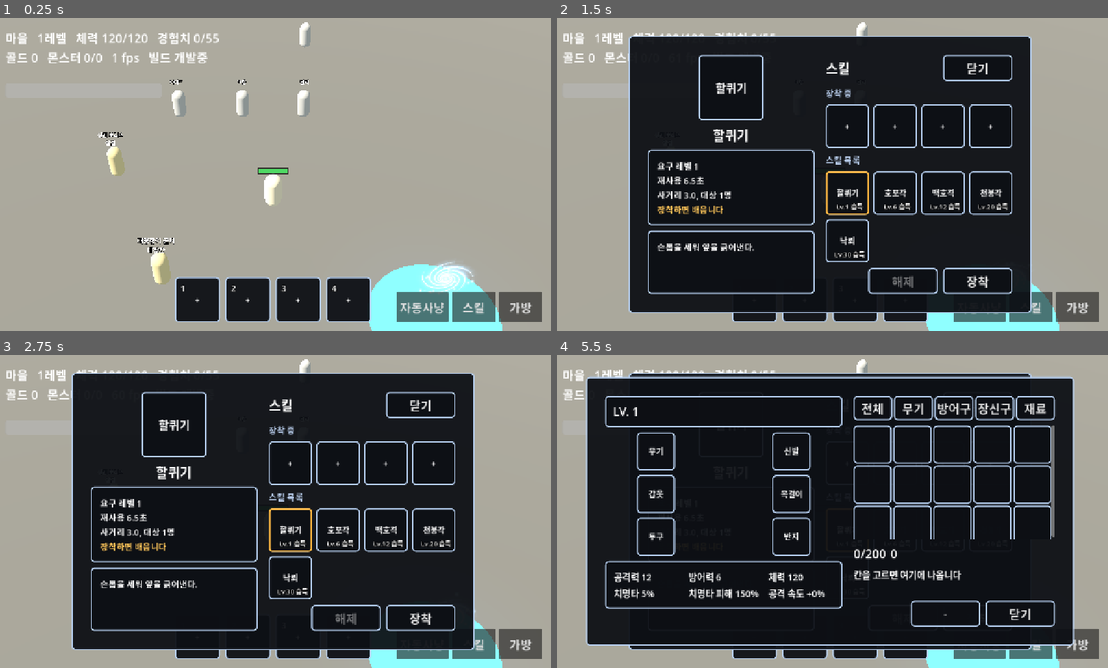
Above: before the commit, frames 1-4 (two rows, left to right).
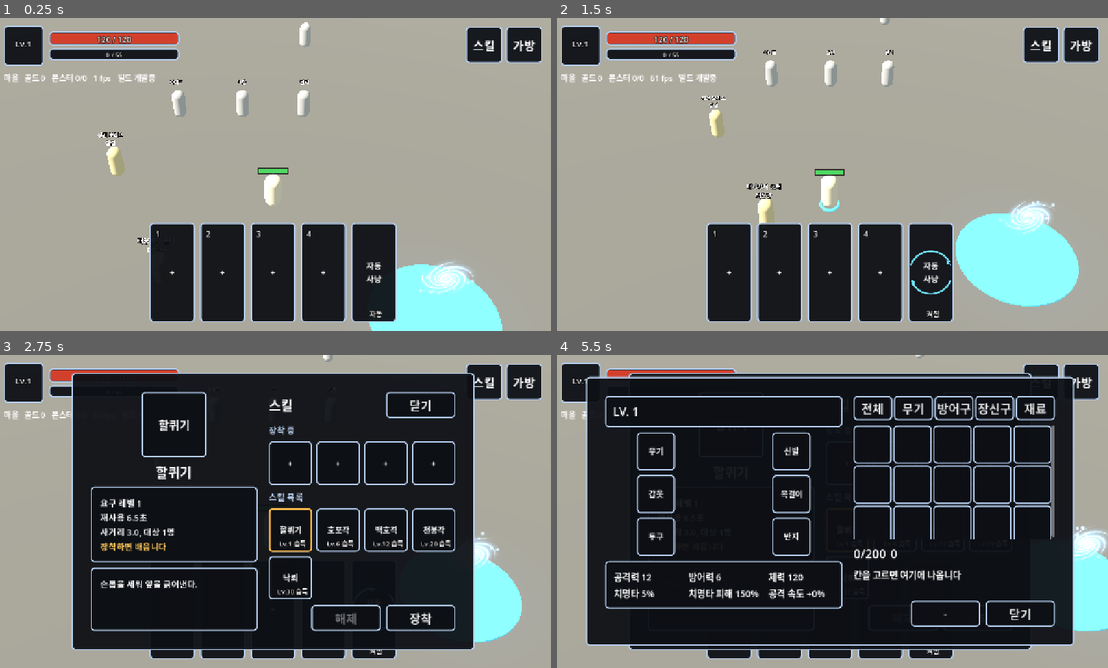
Above: after the commit, the same moments.

Repository: gogoalswo/MMORPG
Game: Godot game, scene res://main.tscn
Two runs of this game, one before a commit and one after it. Both use one fixed random seed, a clock stepped at 60 frames per second and the inputs below.
Inputs (mouse positions are in pixels of both pictures, inside the frame that each line leads up to; where the layout moved, square brackets give the same spot in the first picture):
- Up to frame 1 (0.25 s): no input
- Up to frame 2 (1.5 s): click (755, 299) at 0.52 s; click (931, 271) [981, 305] at 1.25 s
- Up to frame 3 (2.75 s): click (484, 383) [473, 642] at 2 s
- Up to frame 4 (5.5 s): click (1080, 383) [1074, 642] at 2.75 s; click "닫기" at 3.5 s; click "장착" at 4.25 s; click "전체" at 5 s

The runs differ from the first frame. In frame 1, 18% of the frame differs, in the area x 0-99%, y 2-98%; in frame 2, 62%, in the area x 0-99%, y 0-100%; in frame 3, 7.9%; in frame 4, 6.6%.

Commit message:
메인 HUD 를 조각으로 새로 짓는다
왼쪽 위에 초상·레벨·체력·경험치 막대를 세우고, 스킬·가방을 오른쪽 위
아이콘 단추로 옮기고, 자동사냥을 퀵슬롯 옆 다섯 번째 칸으로 내렸다.
켜져 있는 동안 그 칸에서 화살표 고리가 돈다.

- 막대 채움은 흰 그림 한 장을 색만 입혀 체력·경험치에 같이 쓴다
- 레벨·체력·경험치를 `_label` 한 줄에서 지웠다 (같은 값을 두 곳에 안 적는다)
- 조각 일곱 장은 바르코로 만들고 굽는 설정·이름 등록·주소를 붙였다
- 찍어서 고친 것: 경험치 숫자 잘림, 고리가 아이콘을 덮음, 레벨 글자가 테에 걸침
- `npm run shot:godot -- hud` 로 HUD 를 뽑는다

Co-Authored-By: Claude Opus 5 <noreply@anthropic.com>
Claude-Session: https://claude.ai/code/session_01UWpuf7GaJDnraUdk3e1vXQ

Diff:
--- a/godot/game/game.gd
+++ b/godot/game/game.gd
@@ -24,6 +24,25 @@
 const SKILL_COLUMNS := 4
 const SKILL_GAP := 10
 const SKILL_INSET := 11
+## 왼쪽 위 상태판. 초상 한 변과 막대 길이 — 1280x720 에서 화면 너비의 1/3 을 안 넘는다
+const STATUS_X := 20
+const STATUS_Y := 18
+const PORTRAIT := 92
+const BAR_W := 300
+const HP_BAR_H := 32
+## 경험치 막대는 체력보다 얇지만 **글자가 들어갈 만큼은 돼야 한다** — 22 로 뒀더니
+## 다섯 자리 숫자가 위아래로 잘렸다 (2026-09-19, 찍어서 봤다)
+const EXP_BAR_H := 27
+## 막대 테두리 안쪽 여백 — 채움이 테를 덮으면 홈이 아니라 판으로 보인다
+const BAR_PAD := 5
+## 오른쪽 위 메뉴 단추 (스킬·가방). 엄지로 누르니 퀵슬롯과 비슷한 크기다
+const MENU_BTN := 84
+const MENU_INSET := 13
+## 자동사냥 고리가 한 바퀴 도는 속도(라디안/초)
+const SPIN_SPEED := 1.6
+## 자동사냥 칸의 아이콘만 더 물린다. 퀵슬롯과 같은 11 로 두면 **고리가 아이콘 위를
+## 덮어** 검도 과녁도 안 보였다 (2026-09-19, 찍어서 봤다)
+const AUTO_INSET := 27
 const ICON_DIR := "res://assets/icons/"
 ## 가방 탭. 0 은 전체, 나머지는 `_tab_keeps` 가 슬롯으로 가른다
 const BAG_TABS := ["전체", "무기", "방어구", "장신구", "재료"]
@@ -45,6 +64,7 @@
 ## 공격 동작을 언제까지 트나 (서버가 준 경직 시간)
 var _swing_until := 0
 var _camera: CameraRig
+## 존 이름·골드·fps·빌드가 적히는 줄. 상태판 아래에 깔린다
 var _label: Label
 var _marker: MeshInstance3D
 
@@ -76,7 +96,12 @@
 ## 마지막으로 일어난 일 한 줄 (맞았다·레벨 올랐다)
 var _last_event := ""
 var _ui_root: Control
-var _hp_bar: ProgressBar
+## 왼쪽 위 상태판 — 초상 안 레벨, 체력 막대, 경험치 막대
+var _level_label: Label
+var _hp_bar: TextureProgressBar
+var _hp_text: Label
+var _exp_bar: TextureProgressBar
+var _exp_text: Label
 ## 맞았을 때 화면 가장자리가 붉어지는 비네트 (game/hurt_flash.gd)
 var _hurt: HurtFlash
 var _gate_panel: GatePanel
@@ -92,9 +117,14 @@
 var _bar_buttons: Array = []
 ## 칸마다 지난 프레임에 쿨타임이 돌고 있었나 — 끝나는 순간을 잡아 번쩍인다
 var _bar_cooling: Array = []
-## 자동 사냥 토글. 글자와 색은 **서버가 준 me.auto** 로만 정한다 —
-## 눌린 것으로 지레 바꾸면 판정이 거절했을 때 화면만 켜진 채로 남는다
-var _auto_button: Button
+## 자동 사냥 칸. 퀵슬롯 옆에 같은 모양으로 붙는다. 켜짐 표시는 **서버가 준
+## me.auto** 로만 정한다 — 눌린 것으로 지레 바꾸면 판정이 거절했을 때 화면만
+## 켜진 채로 남는다
+var _auto_cell: PanelContainer
+## 켜져 있는 동안 칸 위에서 도는 화살표 고리
+var _auto_spin: TextureRect
+## 오른쪽 위 메뉴 단추 둘 (스킬·가방)
+var _menu_cells: Array = []
 var _skill_panel: PanelContainer
 ## 스킬창. 틀은 한 번 짓고 `_redraw_skills` 가 채운다
 var _skill_big: PanelContainer
@@ -272,21 +302,184 @@
 	_hurt = HurtFlash.new()
 	_ui_root.add_child(_hurt)
 
+	_build_status()
+
+	# 존 이름·골드·몬스터 수·fps·빌드. **체력·레벨·경험치는 여기서 지웠다** —
+	# 상태판 막대가 보여 준다. 빌드 표시는 남긴다 (지금 보는 것이 어느 빌드인지)
 	_label = Label.new()
-	_label.position = Vector2(24, 24)
+	_label.position = Vector2(STATUS_X, STATUS_Y + PORTRAIT + 14)
+	_label.add_theme_font_size_override("font_size", 18)
 	_ui_root.add_child(_label)
-
-	_hp_bar = ProgressBar.new()
-	_hp_bar.position = Vector2(24, 150)
-	_hp_bar.size = Vector2(360, 34)
-	_hp_bar.show_percentage = false
-	_ui_root.add_child(_hp_bar)
 
 	_build_gate_panel()
 	_build_npc_panel()
 	_build_skill_bar()
 	_build_skill_panel()
 	_build_bag_panel()
+
+
+## 왼쪽 위 상태판 — 초상·레벨·체력 막대·경험치 막대. 2026-09-19 요청으로
+## 글자 한 줄이던 것을 조각으로 갈아 끼웠다.
+##
+## ```
+## HBox ─ [초상 ui_portrait · 안에 ui_figure · 아래 Lv.N] [VBox ─ 체력 / 경험치]
+## ```
+##
+## **막대 채움은 흰 그림 한 장을 색만 바꿔 쓴다** (`tint_progress`) — 붉은 것과
+## 금빛 것을 따로 뽑으면 같은 광택을 두 번 맞춰야 한다. 조각이 없으면(sync:godot
+## 을 안 돌렸어도) 코드로 그린 테와 흰 판으로 나온다 — 창과 같은 규칙이다
+func _build_status() -> void:
+	var row := HBoxContainer.new()
+	row.position = Vector2(STATUS_X, STATUS_Y)
+	row.add_theme_constant_override("separation", 12)
+	row.mouse_filter = Control.MOUSE_FILTER_IGNORE
+	_ui_root.add_child(row)
+
+	var face := PanelContainer.new()
+	face.custom_minimum_size = Vector2(PORTRAIT, PORTRAIT)
+	face.mouse_filter = Control.MOUSE_FILTER_IGNORE
+	face.add_theme_stylebox_override("panel", _frame_box("ui_portrait", 26, 0))
+	row.add_child(face)
+
+	var face_inset := MarginContainer.new()
+	face_inset.mouse_filter = Control.MOUSE_FILTER_IGNORE
+	for side in ["left", "right", "top", "bottom"]:
+		face_inset.add_theme_constant_override("margin_" + side, 10)
+	face.add_child(face_inset)
+	_add_icon(face_inset, "ui_figure", PORTRAIT - 20)
+
+	# 레벨은 초상 아래 가운데. PanelContainer 는 자식을 칸 전체에 깔기 때문에
+	# 자리는 정렬로만 잡는다 (칸·창에서 쓰는 것과 같은 방법)
+	_level_label = Label.new()
+	_level_label.horizontal_alignment = HORIZONTAL_ALIGNMENT_CENTER
+	_level_label.vertical_alignment = VERTICAL_ALIGNMENT_BOTTOM
+	_level_label.add_theme_font_size_override("font_size", 20)
+	_level_label.add_theme_constant_override("outline_size", 6)
+	_level_label.add_theme_color_override("font_outline_color", Color.BLACK)
+	_level_label.mouse_filter = Control.MOUSE_FILTER_IGNORE
+	_level_label.set_anchors_preset(Control.PRESET_FULL_RECT)
+	# 테두리 위에 걸치지 않게 아래로 한 뼘 띄운다
+	var level_pad := MarginContainer.new()
+	level_pad.mouse_filter = Control.MOUSE_FILTER_IGNORE
+	level_pad.add_theme_constant_override("margin_bottom", 9)
+	level_pad.add_child(_level_label)
+	face.add_child(level_pad)
+
+	var bars := VBoxContainer.new()
+	bars.add_theme_constant_override("separation", 7)
+	bars.alignment = BoxContainer.ALIGNMENT_CENTER
+	bars.mouse_filter = Control.MOUSE_FILTER_IGNORE
+	row.add_child(bars)
+
+	var hp := _make_bar(HP_BAR_H, Color("#d2402c"), 18)
+	_hp_bar = hp["bar"]
+	_hp_text = hp["text"]
+	bars.add_child(hp["frame"])
+
+	var exp_bar := _make_bar(EXP_BAR_H, Color("#e8c14a"), 14)
+	_exp_bar = exp_bar["bar"]
+	_exp_text = exp_bar["text"]
+	bars.add_child(exp_bar["frame"])
+
+
+## 막대 하나 — 홈(9조각) 안에 채움을 깔고 그 위에 숫자를 얹는다.
+## `{"frame": PanelContainer, "bar": TextureProgressBar, "text": Label}`
+func _make_bar(height: int, tint: Color, font: int) -> Dictionary:
+	var frame := PanelContainer.new()
+	frame.custom_minimum_size = Vector2(BAR_W, height)
+	frame.mouse_filter = Control.MOUSE_FILTER_IGNORE
+	frame.add_theme_stylebox_override("panel", _frame_box("ui_bar_frame", 18, BAR_PAD))
+
+	var bar := TextureProgressBar.new()
+	bar.fill_mode = TextureProgressBar.FILL_LEFT_TO_RIGHT
+	# 채움은 끝이 둥근 캡슐이라 통째로 늘이면 끝이 뭉개진다 — 9조각으로 가운데만 늘인다
+	bar.nine_patch_stretch = true
+	bar.set_stretch_margin(SIDE_LEFT, 24)
+	bar.set_stretch_margin(SIDE_RIGHT, 24)
+	var fill := _icon("ui_bar_fill")
+	bar.texture_progress = fill if fill != null else _white(16)
+	bar.tint_progress = tint
+	bar.step = 0.0
+	bar.mouse_filter = Control.MOUSE_FILTER_IGNORE
+	frame.add_child(bar)
+
+	var text := Label.new()
+	text.horizontal_alignment = HORIZONTAL_ALIGNMENT_CENTER
+	text.vertical_alignment = VERTICAL_ALIGNMENT_CENTER
+	text.add_theme_font_size_override("font_size", font)
+	text.add_theme_constant_override("outline_size", 5)
+	text.add_theme_color_override("font_outline_color", Color.BLACK)
+	text.mouse_filter = Control.MOUSE_FILTER_IGNORE
+	text.set_anchors_preset(Control.PRESET_FULL_RECT)
+	bar.add_child(text)
+
+	return {"frame": frame, "bar": bar, "text": text}
+
+
+## 오른쪽 위 메뉴 단추 하나 — `ui_button` 테두리에 심볼을 얹고 누르는 자리를 덮는다.
+## 심볼이 없으면 글자가 대신 나온다
+func _icon_button(icon_name: String, text: String, on_press: Callable) -> PanelContainer:
+	var cell := PanelContainer.new()
+	cell.custom_minimum_size = Vector2(MENU_BTN, MENU_BTN)
+	cell.add_theme_stylebox_override("panel", _frame_box("ui_button", 26, 0))
+
+	var inset := MarginContainer.new()
+	inset.mouse_filter = Control.MOUSE_FILTER_IGNORE
+	for side in ["left", "right", "top", "bottom"]:
+		inset.add_theme_constant_override("margin_" + side, MENU_INSET)
+	cell.add_child(inset)
+
+	var texture := _icon(icon_name)
+	if texture != null:
+		var rect := TextureRect.new()
+		rect.texture = texture
+		rect.expand_mode = TextureRect.EXPAND_IGNORE_SIZE
+		rect.stretch_mode = TextureRect.STRETCH_KEEP_ASPECT_CENTERED
+		rect.mouse_filter = Control.MOUSE_FILTER_IGNORE
+		inset.add_child(rect)
+	else:
+		var label := Label.new()
+		label.text = text
+		label.horizontal_alignment = HORIZONTAL_ALIGNMENT_CENTER
+		label.vertical_alignment = VERTICAL_ALIGNMENT_CENTER
+		label.mouse_filter = Control.MOUSE_FILTER_IGNORE
+		inset.add_child(label)
+
+	var hit := Button.new()
+	hit.name = "hit"
+	hit.flat = true
+	hit.tooltip_text = text
+	hit.pressed.connect(on_press)
+	cell.add_child(hit)
+	return cell
+
+
+## 고리 그림이 없을 때 대신 도는 화살표 둘. 칸 둘레를 따라 반원씩 긋고
+## 끝에 삼각 머리를 단다 — 돌리는 것은 부모(`_auto_spin`)가 한다
+class SpinRing extends Control:
+	const ARC := PI * 0.72
+
+	func _draw() -> void:
+		var mid := size / 2.0
+		var radius := minf(size.x, size.y) / 2.0 - 3.0
+		var color := Color(0.45, 0.92, 1.0, 0.95)
+		for half in 2:
+			var from := half * PI + 0.1
+			draw_arc(mid, radius, from, from + ARC, 24, color, 4.0, true)
+			var tip := from + ARC
+			var head := mid + Vector2(cos(tip), sin(tip)) * radius
+			var side := Vector2(-sin(tip), cos(tip))
+			var back := -Vector2(cos(tip), sin(tip))
+			draw_colored_polygon(
+				PackedVector2Array(
+					[
+						head + side * 9.0,
+						head + back * 7.0 + side * 1.0,
+						head + back * 1.0 - side * 7.0,
+					]
+				),
+				color
+			)
 
 
 ## 가방과 장착 창. 웹 클라의 ui/inventory.ts 자리다.
@@ -812,6 +1005,36 @@
 		dock.add_child(cell)
 		_bar_buttons.append(cell)
 		_bar_cooling.append(false)
+
+	# 자동사냥도 같은 칸이다 — 엄지가 퀵슬롯과 같은 높이에서 닿는다 (2026-09-19 요청).
+	# 켜지면 칸 위에서 화살표 고리가 돈다
+	_auto_cell = _make_skill_cell(QUICK_CELL, "ui_skill_slot", _toggle_auto)
+	var auto_icon: TextureRect = _auto_cell.find_child("icon", true, false)
+	auto_icon.texture = _icon("ui_icon_auto")
+	if auto_icon.texture == null:
+		_auto_cell.find_child("text", true, false).text = "자동\n사냥"
+	var auto_inset: MarginContainer = auto_icon.get_parent()
+	for side in ["left", "right", "top", "bottom"]:
+		auto_inset.add_theme_constant_override("margin_" + side, AUTO_INSET)
+	dock.add_child(_auto_cell)
+
+	_auto_spin = TextureRect.new()
+	_auto_spin.texture = _icon("ui_auto_spin")
+	_auto_spin.expand_mode = TextureRect.EXPAND_IGNORE_SIZE
+	_auto_spin.stretch_mode = TextureRect.STRETCH_KEEP_ASPECT_CENTERED
+	_auto_spin.visible = false
+	_auto_spin.mouse_filter = Control.MOUSE_FILTER_IGNORE
+	# 고리 그림이 없으면 코드로 그린 화살표 둘이 돈다 — 에셋을 안 받은 사람도 보여야 한다
+	if _auto_spin.texture == null:
+		var drawn := SpinRing.new()
+		drawn.name = "drawn"
+		drawn.mouse_filter = Control.MOUSE_FILTER_IGNORE
+		drawn.set_anchors_preset(Control.PRESET_FULL_RECT)
+		_auto_spin.add_child(drawn)
+	_auto_cell.add_child(_auto_spin)
+	# 아이콘 바로 위, 글자 아래로 넣는다 — 맨 뒤에 두면 고리가 "자동"·"켜짐" 을 덮는다
+	_auto_cell.move_child(_auto_spin, 1)
+
 	dock.set_anchors_and_offsets_preset(Control.PRESET_CENTER_BOTTOM, Control.PRESET_MODE_MINSIZE, 20)
 	dock.grow_horizontal = Control.GROW_DIRECTION_BOTH
 	dock.grow_vertical = Control.GROW_DIRECTION_BEGIN
@@ -820,26 +1043,16 @@
 	menu.add_theme_constant_override("separation", 8)
 	_ui_root.add_child(menu)
 
-	_auto_button = Button.new()
-	_auto_button.custom_minimum_size = Vector2(120, 70)
-	_auto_button.text = "자동사냥"
-	_auto_button.pressed.connect(_toggle_auto)
-	menu.add_child(_auto_button)
-
-	var open := Button.new()
-	open.text = "스킬"
-	open.custom_minimum_size = Vector2(100, 70)
-	open.pressed.connect(_toggle_skills)
-	menu.add_child(open)
-
-	var bag := Button.new()
-	bag.text = "가방"
-	bag.custom_minimum_size = Vector2(100, 70)
-	bag.pressed.connect(_toggle_bag)
-	menu.add_child(bag)
-	menu.set_anchors_and_offsets_preset(Control.PRESET_BOTTOM_RIGHT, Control.PRESET_MODE_MINSIZE, 20)
+	# 오른쪽 위 — 스킬·가방. 아이콘만 남기고 글자를 뺐다 (2026-09-19 요청).
+	# 무엇인지는 그림으로 알린다 — 그림이 없으면 글자가 대신 나온다
+	_menu_cells = [
+		_icon_button("ui_icon_skill", "스킬", _toggle_skills),
+		_icon_button("ui_icon_bag", "가방", _toggle_bag),
+	]
+	for cell in _menu_cells:
+		menu.add_child(cell)
+	menu.set_anchors_and_offsets_preset(Control.PRESET_TOP_RIGHT, Control.PRESET_MODE_MINSIZE, 20)
 	menu.grow_horizontal = Control.GROW_DIRECTION_BEGIN
-	menu.grow_vertical = Control.GROW_DIRECTION_BEGIN
 
 
 ## 스킬 칸 하나 — 퀵슬롯·창 안 장착 칸·목록 칸·설명 쪽 큰 아이콘이 전부 이것이다.
@@ -1798,6 +2011,10 @@
 	_send_input(delta)
 	_draw_state()
 	_tick_aoe()
+	if _auto_spin != null and _auto_spin.visible:
+		# PanelContainer 가 자식 크기를 칸에 맞춰 다시 잡는다 — 축은 그때마다 가운데로
+		_auto_spin.pivot_offset = _auto_spin.size / 2.0
+		_auto_spin.rotation += delta * SPIN_SPEED
 
 
 ## 눌러 둔 자리로 향하는 방향을 만들어 보낸다. **요청일 뿐이고 판정은 World 가 한다.**
@@ -1955,18 +2172,12 @@
 			Vector3(me.x, 0.0, me.z), float(me.hp) / maxf(1.0, float(me.stats.maxHp))
 		)
 
-	_hp_bar.max_value = me.stats.maxHp
-	_hp_bar.value = me.hp
+	_refresh_status(me)
 	_refresh_bar(me)
 	_refresh_auto(me)
 
-	_label.text = "%s   %d레벨   체력 %d/%d   경험치 %d/%d\n골드 %d   몬스터 %d/%d   %d fps   빌드 %s\n%s" % [
+	_label.text = "%s   골드 %d   몬스터 %d/%d   %d fps   빌드 %s\n%s" % [
 		GameData.zone(zone_now).get("name", zone_now),
-		me.level,
-		me.hp,
-		me.stats.maxHp,
-		me.exp,
-		Combat.exp_to_next(int(me.level)),
 		me.get("gold", 0),
 		alive,
 		snap.get("monsters", []).size(),
@@ -2086,6 +2297,20 @@
 
 
 ## 퀵슬롯을 상태에 맞춘다. 쿨타임이 남았으면 어둠을 덮고 남은 초를 적는다
+## 왼쪽 위 상태판을 스냅샷에 맞춘다. 레벨·체력·경험치는 **여기 한 곳에서만** 그린다
+func _refresh_status(me: Dictionary) -> void:
+	_level_label.text = "Lv.%d" % int(me.level)
+	var max_hp := maxf(1.0, float(me.stats.maxHp))
+	_hp_bar.max_value = max_hp
+	_hp_bar.value = float(me.hp)
+	_hp_text.text = "%d / %d" % [int(me.hp), int(max_hp)]
+	# 다음 레벨까지 필요한 양. 만렙이면 0 이 와서 0 으로 나누게 된다
+	var need := maxi(1, Combat.exp_to_next(int(me.level)))
+	_exp_bar.max_value = need
+	_exp_bar.value = mini(int(me.exp), need)
+	_exp_text.text = "%d / %d" % [int(me.exp), need]
+
+
 func _refresh_bar(me: Dictionary) -> void:
 	var bar: Array = me.get("skill_bar", [])
 	var ready_at: Dictionary = me.get("skill_ready_at", {})
@@ -2135,8 +2360,14 @@
 ## 가리키면 걸어가는 도중에 표시가 발밑으로 튄다 (앵커가 따라오기 때문이다)
 func _refresh_auto(me: Dictionary) -> void:
 	var on := bool(me.get("auto", false))
-	_auto_button.text = "자동사냥\n켜짐" if on else "자동사냥"
-	_auto_button.modulate = Color("#7ce08a") if on else Color.WHITE
+	# 켜져 있는 동안만 고리가 보이고 돈다 (_process). 끄면 각도를 되돌려
+	# 다음에 켤 때 늘 같은 자리에서 시작한다
+	_auto_spin.visible = on
+	if not on:
+		_auto_spin.rotation = 0.0
+	# 켜진 것은 **고리가 알린다** — 칸까지 초록으로 물들이면 고리와 아이콘이
+	# 한 덩어리로 보여 무엇이 도는지 알 수 없었다 (2026-09-19, 찍어서 봤다)
+	_auto_cell.find_child("badge", true, false).text = "켜짐" if on else "자동"
 	if _target != Vector3.INF or _target_mob != "":
 		return
 	if on:
--- a/godot/tests/ui_test.gd
+++ b/godot/tests/ui_test.gd
@@ -181,12 +181,12 @@
 	# 자동 사냥 단추 — 누르면 켜지고 글자가 바뀐다. 실제로 사냥하는지는
 	# tests/auto_hunt_test.gd 가 본다 (여기는 단추와 화면만)
 	me = game._transport.snapshot().players[game._transport.my_id()]
-	game._auto_button.pressed.emit()
+	game._auto_cell.find_child("hit", true, false).pressed.emit()
 	await process_frame
 	if not bool(me.get("auto", false)):
-		_fail("자동사냥 단추를 눌렀는데 안 켜졌다")
-	elif not game._auto_button.text.contains("켜짐"):
-		_fail("켜졌는데 단추 글자가 '%s'" % game._auto_button.text)
+		_fail("자동사냥 칸을 눌렀는데 안 켜졌다")
+	elif not game._auto_spin.visible:
+		_fail("켜졌는데 화살표 고리가 안 보인다")
 	elif not game._marker.visible:
 		_fail("켜졌는데 사냥 자리 표시가 없다")
 	else:
@@ -226,13 +226,23 @@
 	else:
 		print("  켜 둔 채로 누른 자리로 걸어간다 (%.2f m)" % Vector2(me.x, me.z).distance_to(was))
 
-	game._auto_button.pressed.emit()
+	# 켜져 있는 동안 고리가 돈다 — 각이 그대로면 멈춘 그림이다
+	var spun: float = game._auto_spin.rotation
+	for i in 5:
+		await process_frame
+	if is_equal_approx(game._auto_spin.rotation, spun):
+		_fail("자동사냥을 켰는데 화살표가 안 돈다 (각 %.2f 그대로)" % spun)
+	else:
+		print("  자동사냥 고리가 돈다 (%.2f → %.2f)" % [spun, game._auto_spin.rotation])
+
+	game._auto_cell.find_child("hit", true, false).pressed.emit()
 	await process_frame
 	if bool(me.get("auto", false)):
 		_fail("다시 눌렀는데 안 꺼졌다")
-	if game._auto_button.text.contains("켜짐"):
-		_fail("껐는데 단추 글자가 '%s'" % game._auto_button.text)
-
+	if game._auto_spin.visible:
+		_fail("껐는데 화살표 고리가 남아 있다")
+
+	await _case_status(game)
 	await _case_bag(game)
 	await _case_skills(game)
 
@@ -242,6 +252,61 @@
 	else:
 		print("UI: %d개 실패" % _failed)
 		quit(1)
+
+
+## 왼쪽 위 상태판과 오른쪽 위 메뉴 — 자리, 숫자, 누르면 창이 열리나 (2026-09-19 요청).
+## 화면 밖으로 나가거나 서로 겹치는 것은 수치로 잡힌다 — 찍어서 볼 것은 결뿐이다
+func _case_status(game: Node3D) -> void:
+	var me: Dictionary = game._transport.snapshot().players[game._transport.my_id()]
+	var screen := Vector2(1280, 720)
+
+	# 레벨·체력·경험치가 스냅샷을 그대로 보여 준다
+	if game._level_label.text != "Lv.%d" % int(me.level):
+		_fail("레벨 글자가 '%s'" % game._level_label.text)
+	if game._hp_text.text != "%d / %d" % [int(me.hp), int(me.stats.maxHp)]:
+		_fail("체력 글자가 '%s' (스냅샷은 %d/%d)" % [game._hp_text.text, me.hp, me.stats.maxHp])
+	var need := Combat.exp_to_next(int(me.level))
+	if game._exp_bar.max_value != float(maxi(1, need)):
+		_fail("경험치 막대 최대치가 %d 이어야 하는데 %d" % [need, game._exp_bar.max_value])
+
+	# 막대가 줄어든다 — 반쯤 깎아 보고 채움 폭이 아니라 값으로 본다
+	me.hp = int(me.stats.maxHp) / 2
+	await process_frame
+	if game._hp_bar.value != float(me.hp):
+		_fail("체력을 깎았는데 막대가 %d" % game._hp_bar.value)
+
+	# 왼쪽 위 안에 있고 화면 밖으로 안 나간다
+	var hp_rect: Rect2 = game._hp_bar.get_global_rect()
+	var exp_rect: Rect2 = game._exp_bar.get_global_rect()
+	if hp_rect.position.x < 0.0 or hp_rect.position.y < 0.0 or exp_rect.end.x > screen.x / 2.0:
+		_fail("상태판이 왼쪽 위에 안 들어간다: %s / %s" % [hp_rect, exp_rect])
+	if exp_rect.position.y <= hp_rect.position.y:
+		_fail("경험치 막대가 체력 막대 아래가 아니다")
+
+	# 오른쪽 위 메뉴 — 화면 안, 상태판과 안 겹침
+	if game._menu_cells.size() != 2:
+		_fail("오른쪽 위 단추가 2개여야 하는데 %d개" % game._menu_cells.size())
+		return
+	var skill_rect: Rect2 = game._menu_cells[0].get_global_rect()
+	var bag_rect: Rect2 = game._menu_cells[1].get_global_rect()
+	if bag_rect.end.x > screen.x or skill_rect.position.y < 0.0 or bag_rect.position.y > 120.0:
+		_fail("메뉴 단추가 오른쪽 위에 안 붙었다: %s / %s" % [skill_rect, bag_rect])
+	if skill_rect.intersects(exp_rect) or skill_rect.intersects(hp_rect):
+		_fail("메뉴 단추가 상태판과 겹친다")
+
+	# 눌러서 창이 열린다
+	game._menu_cells[0].find_child("hit", true, false).pressed.emit()
+	await process_frame
+	if not game._skill_panel.visible:
+		_fail("오른쪽 위 스킬 단추를 눌렀는데 스킬창이 안 열렸다")
+	game._toggle_skills()
+	game._menu_cells[1].find_child("hit", true, false).pressed.emit()
+	await process_frame
+	if not game._bag_panel.visible:
+		_fail("오른쪽 위 가방 단추를 눌렀는데 가방이 안 열렸다")
+	game._toggle_bag()
+	await process_frame
+	print("  상태판: 체력 %s · 경험치 %s · %s" % [game._hp_text.text, game._exp_text.text, game._level_label.text])
 
 
 ## 가방·장비 창 — 열리나, 칸이 제대로 깔리나, 골라서 낄 수 있나.
@@ -419,11 +484,15 @@
 		return
 	var first: Rect2 = quick[0].get_global_rect()
 	var last: Rect2 = quick[3].get_global_rect()
-	var middle := (first.position.x + last.end.x) / 2.0
+	# 자동사냥 칸까지 **다섯 칸 한 줄**이 아래 가운데다 (2026-09-19 요청)
+	var auto_rect: Rect2 = game._auto_cell.get_global_rect()
+	var middle := (first.position.x + auto_rect.end.x) / 2.0
 	if absf(middle - screen.x / 2.0) > 2.0 or last.end.y > screen.y or last.end.y < screen.y - 60:
 		_fail("퀵슬롯이 아래 가운데가 아니다: %s ~ %s" % [first, last])
-	if last.intersects(game._auto_button.get_global_rect()):
-		_fail("퀵슬롯이 자동사냥 단추와 겹친다")
+	if last.intersects(auto_rect):
+		_fail("퀵슬롯이 자동사냥 칸과 겹친다")
+	if auto_rect.position.x < last.end.x:
+		_fail("자동사냥 칸이 퀵슬롯 옆이 아니다: %s" % auto_rect)
 
 	# 처음에는 액션바가 비어 있을 수 있다 — 앞의 넷을 올려 두고 시작한다
 	game._send_bar(Skills.for_job(str(me.job)).slice(0, 4))
--- a/godot/tools/shot.gd
+++ b/godot/tools/shot.gd
@@ -32,6 +32,8 @@
 const PORTAL_DISTANCE := 9.0
 ## 몇 프레임째를 찍나. 소용돌이는 계속 돌므로 한 바퀴를 고르게 나눈다
 const PORTAL_SHOTS := [4, 12, 20, 28]
+## `hud` 로 찍을 때. 고리가 도는지 보려면 몇 프레임 떨어뜨려 찍어야 한다
+const HUD_SHOTS := [6, 20, 40]
 
 
 func _init() -> void:
@@ -53,6 +55,12 @@
 	# 차원문은 스킬이 아니라 **늘 켜져 있는** 이펙트다 — 시전 대신 문 앞에 세우고 찍는다
 	if skill == "portal":
 		await _portal(game)
+		return
+
+	# HUD 는 시전할 것이 없다 — 액션바를 채우고 자동사냥을 켠 채로 찍는다
+	# (켜져 있어야 자동사냥 칸에서 고리가 돈다)
+	if skill == "hud":
+		await _hud(game)
 		return
 
 	var player: Dictionary = game._transport._world._players[game._transport.my_id()]
@@ -82,6 +90,35 @@
 			img.save_png("res://../logs/shot_%02d.png" % frame)
 			taken += 1
 			print("logs/shot_%02d.png  (%.2f초쯤)" % [frame, float(frame) * 0.15 * SLOW])
+	quit(0)
+
+
+## 메인 HUD — 왼쪽 위 상태판, 오른쪽 위 메뉴, 아래 가운데 퀵슬롯과 자동사냥 칸.
+## **고리가 도는 것을 보려면 여러 장이 필요하다** — 한 장만으로는 멈춘 그림과 같다
+func _hud(game: Node3D) -> void:
+	var player: Dictionary = game._transport._world._players[game._transport.my_id()]
+	player["level"] = LEVEL
+	player["skill_points"] = 99
+	player["exp"] = int(Combat.exp_to_next(LEVEL) * 0.4)
+	for skill in Skills.for_job(str(player.get("job", "fighter"))).slice(0, 4):
+		game._transport.send(&"learnSkill", {"skill": skill})
+	game._transport.send(&"setSkillBar", {"bar": Skills.for_job(str(player.get("job", "fighter"))).slice(0, 4)})
+	game._transport.send(&"autoHunt", {"on": true})
+	# 체력이 가득이면 막대가 줄어드는 모습을 못 본다 — 3/5 로 깎아 둔다
+	await process_frame
+	player["hp"] = int(float(player["hp"]) * 0.6)
+
+	var frame := 0
+	var taken := 0
+	while taken < HUD_SHOTS.size():
+		await process_frame
+		frame += 1
+		if frame in HUD_SHOTS:
+			await RenderingServer.frame_post_draw
+			var img := root.get_texture().get_image()
+			img.save_png("res://../logs/shot_%02d.png" % frame)
+			taken += 1
+			print("logs/shot_%02d.png  (고리 각 %.2f)" % [frame, game._auto_spin.rotation])
 	quit(0)
 
 
Not shown, changed: docs/features/README.md
Not shown, changed: docs/features/auto-hunt-and-targeting.md
Not shown, added: docs/features/hud.md
Not shown, changed: docs/features/skills.md
Not shown, added: public/assets/icons/ui_auto_spin.png
Not shown, added: public/assets/icons/ui_bar_fill.png
Not shown, added: public/assets/icons/ui_bar_frame.png
Not shown, added: public/assets/icons/ui_icon_auto.png
Not shown, added: public/assets/icons/ui_icon_bag.png
Not shown, added: public/assets/icons/ui_icon_skill.png
Not shown, added: public/assets/icons/ui_portrait.png
Not shown, changed: scripts/build-item-icons.mjs
(and 2 more such lines)
